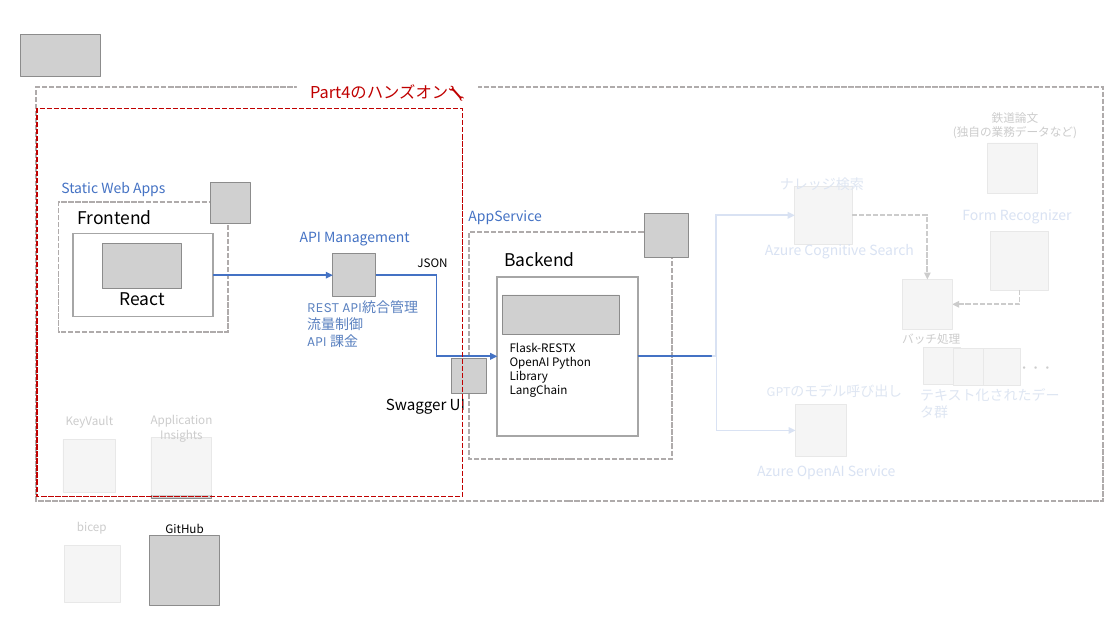
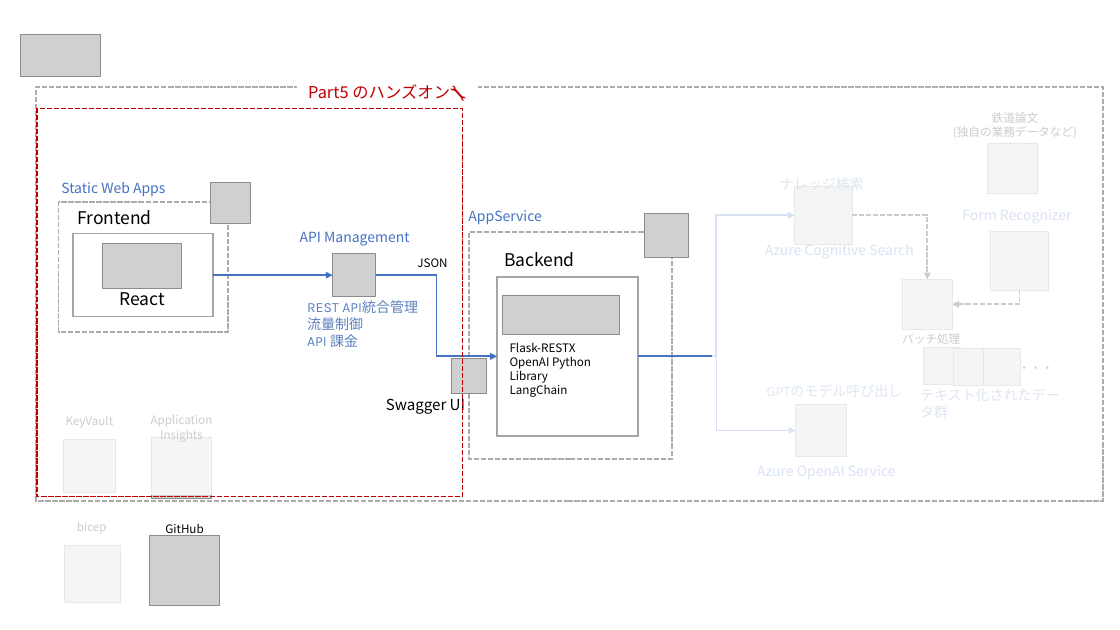
Before and after one commit to zhenqingHE/azure-search-openai-demo, a slide deck: slide 8 of docs/images/fig.pptx. Drawn at 1120x630 pixels with LibreOffice and Linux fonts; fonts in the diff are those of the drawing; grey boxes stand for pictures. Boxes give left, top, right and bottom in pixels: in the first picture for what was removed or moved away, otherwise in the second. Text is boxed around its words. In the diff, an @@ line names an element or a change of style, - is before the commit and + after.

```diff
--- a/docs/images/fig.pptx
+++ b/docs/images/fig.pptx
@@ text at box(308, 84, 466, 101): text changed @@
-Part4のハンズオン🔧
+Part5 のハンズオン🔧
```
Also in this commit, not shown: 7 other files.
